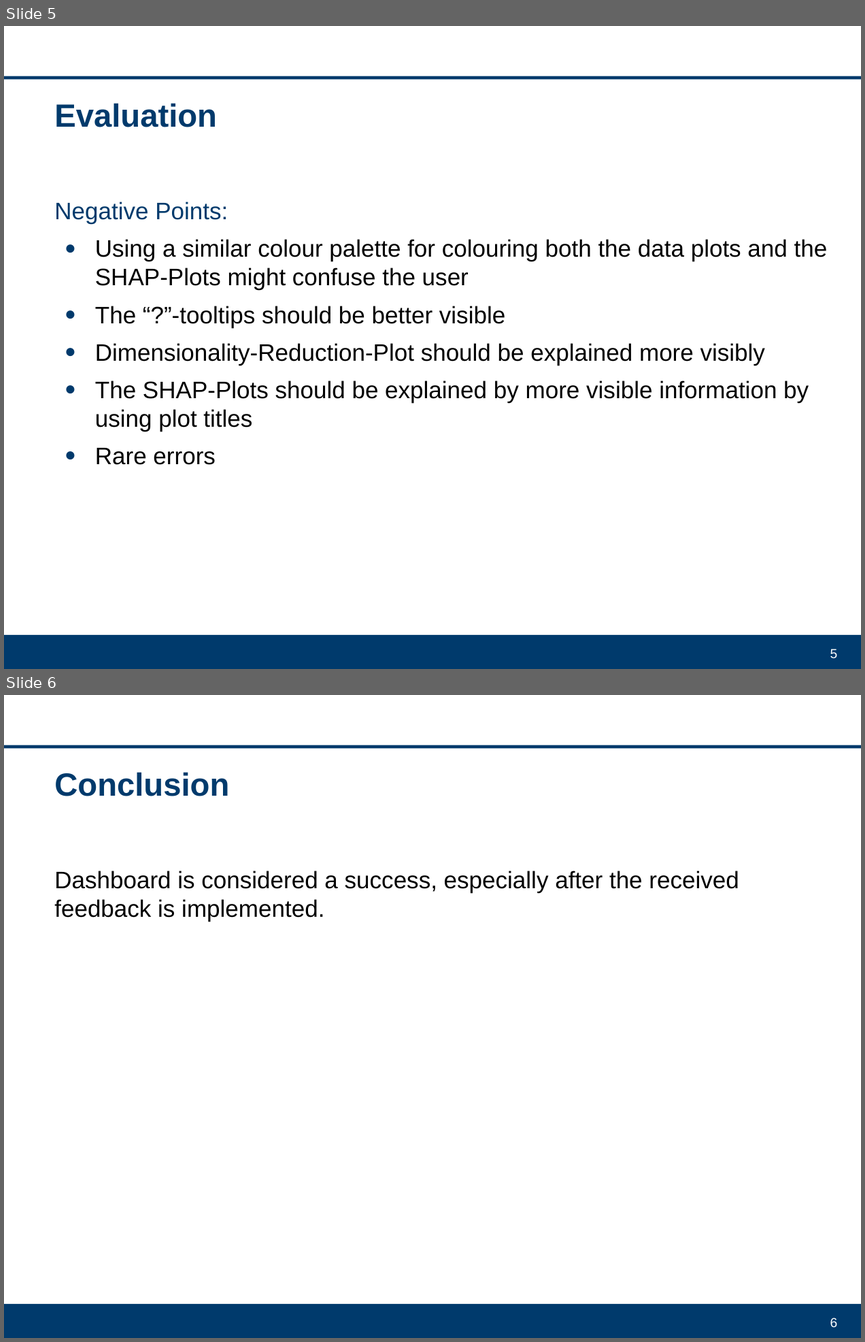
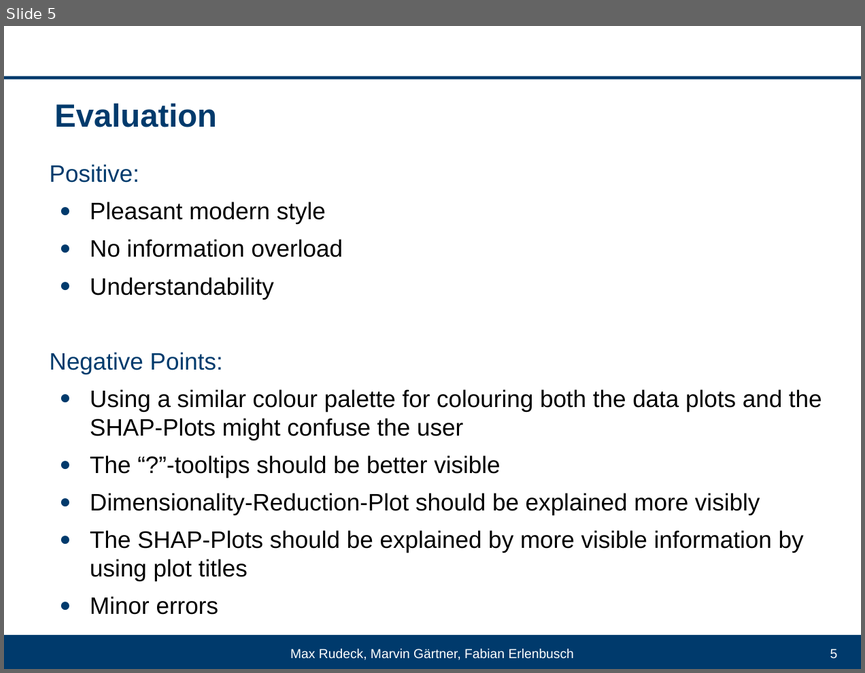
Before and after one commit to DrFab1/va_explainable_ai, a slide deck: VA_Projekt.ppt. Shown one above the other, each under a label of ours: slides 5 and 6 before the commit, slide 5 after it. The pictures are 865x1342 and 865x673 pixels, drawn with LibreOffice and Linux fonts; fonts in the diff are those of the drawing; background and template pictures are left out. Boxes give left, top, right and bottom in pixels: in the first picture for what was removed or moved away, otherwise in the second. Text is boxed around its words. In the diff, an @@ line names an element or a change of style, - is before the commit and + after.

```diff
--- a/VA_Projekt.ppt
+++ b/VA_Projekt.ppt
@@ slide 6 removed at (4,695,861,1338), background #FFFFFF; not listed: 2 template elements that a slide beside it also shows @@
@@ title removed at (54,772,229,796) @@
-Conclusion
@@ text removed at (54,870,738,921) @@
-Dashboard is considered a success, especially after the received feedback is implemented.
@@ page number removed at (830,1317,838,1327) @@
-6
@@ slide 5 changed as well @@
@@ text at (50,164,343,299): paragraphs added @@
+Positive:
+● Pleasant modern style
+● No information overload
+● Understandability
@@ text "Positive:": place and size @@
-text "Positive:" at (54,201,827,465)
+text "Positive:" at (50,164,822,614)
@@ text at (90,596,218,614): text changed @@
-● Rare errors
+● Minor errors
@@ text added at (290,648,574,660), 11 pt, text #FFFFFF @@
+Max Rudeck, Marvin Gärtner, Fabian Erlenbusch
```
Also in this commit, not shown: 4 other slides changed, 1 slide added.
